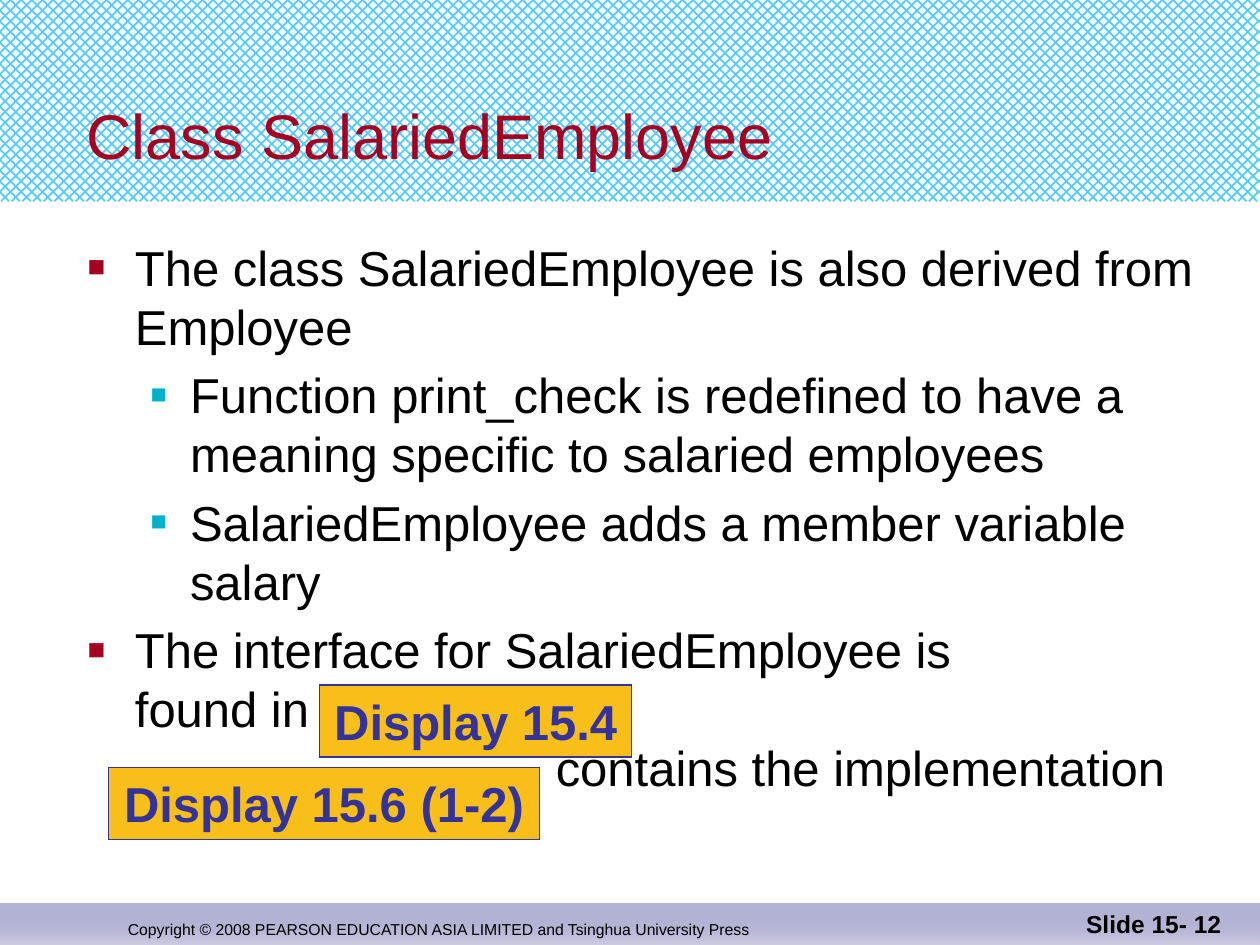
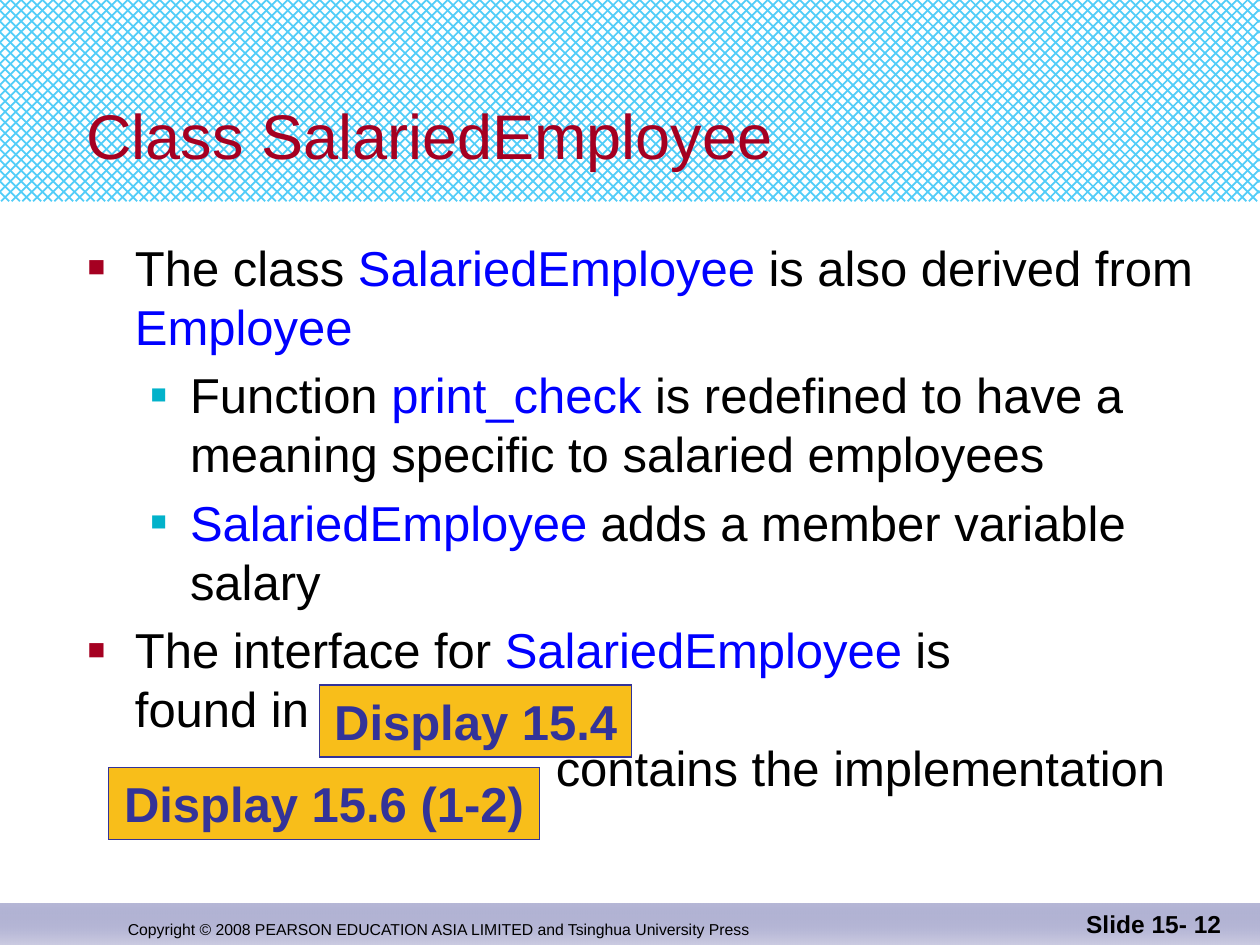
Before and after one commit to djuanbei/CPLUSPLUS, a slide deck: slide 12 of ppt/Chapter 15.pptx. Drawn at 1260x945 pixels with LibreOffice and Linux fonts; fonts in the diff are those of the drawing. Boxes give left, top, right and bottom in pixels: in the first picture for what was removed or moved away, otherwise in the second. Text is boxed around its words. In the diff, an @@ line names an element or a change of style, - is before the commit and + after.

```diff
--- a/ppt/Chapter 15.pptx
+++ b/ppt/Chapter 15.pptx
@@ text "The class SalariedEmployee is also ..." at [135,250,1193,796]: text colour #000000 to #0000FF in "SalariedEmployee Employee", "print_check", "SalariedEmployee", "SalariedEmployee" @@
```
Also in this commit, not shown: 4 other slides changed, 1 other file.
